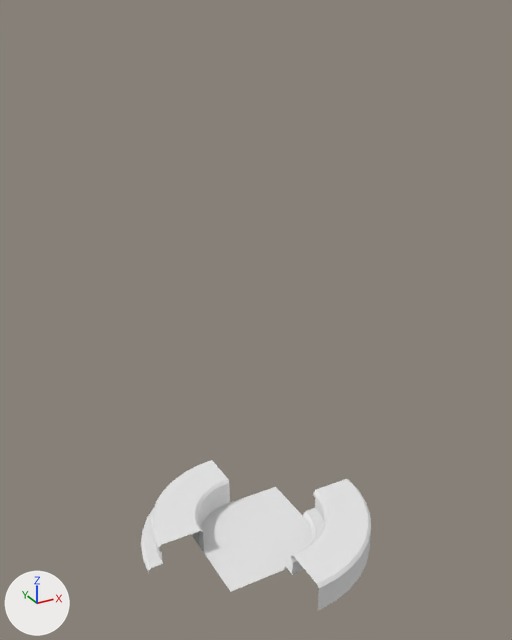
An edit to the Blender file blends/architecture.blend, drawn before and after from the same camera.
Camera for both pictures: a camera (50 mm lens) standing at (-9.62, -17.54, 17.03) and looking at (0.03, 0.0, 8.26). Every picture has the same lights, and +X, +Y and +Z are marked at lower left.

The scene before the commit, as lines of its bpy script (objects in view):
```python
me_cube = bpy.data.meshes.new('Cube')
me_cube.from_pydata(...)  # 36 vertices, 17 faces; spans x -2.0..2.0, y -2.0..2.0, z 0.0
me_cube.materials.append(mat_vertex)  # white #e7e7e7
me_cube_005 = bpy.data.meshes.new('Cube.005')
me_cube_005.from_pydata(...)  # 110 vertices, 90 faces; spans x -4.0..0.0, y 0.0..4.0, z 0.0..1.0
me_cube_005.polygons.foreach_set('use_smooth', [True] * 90)
me_cube_005.materials.append(mat_vertex)  # white #e7e7e7
me_cube_007 = bpy.data.meshes.new('Cube.007')
me_cube_007.from_pydata(...)  # 110 vertices, 90 faces; spans x 0.0..4.0, y -4.0..0.0, z 0.0..1.0
me_cube_007.materials.append(mat_vertex)  # white #e7e7e7
ob_plinth_concave = bpy.data.objects.new('plinth-concave', me_cube_007)
ob_plinth_concave.location = (0.0, 0.0, 0.0)
_m = ob_plinth_concave.modifiers.new('EdgeSplit', 'EDGE_SPLIT')
_m.split_angle = 0.71
ob_plinth_convex = bpy.data.objects.new('plinth-convex', me_cube_005)
ob_plinth_convex.location = (0.0, 0.0, 0.0)
_m = ob_plinth_convex.modifiers.new('EdgeSplit', 'EDGE_SPLIT')
_m.split_angle = 0.71
ob_tile1 = bpy.data.objects.new('tile1', me_cube)
ob_tile1.location = (0.0, 0.0, 0.0)
```
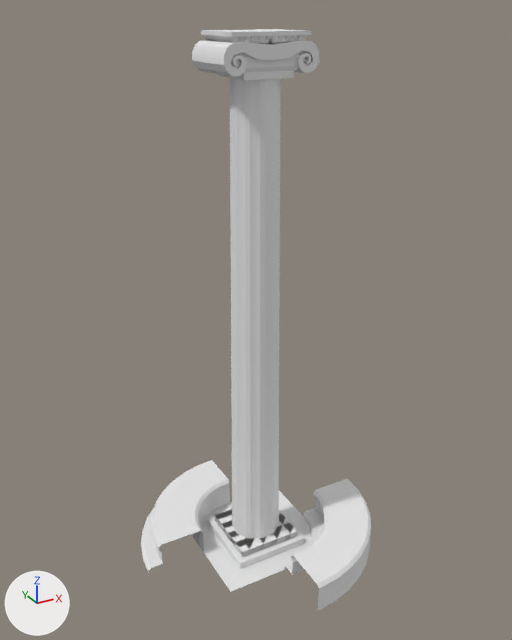
Edits to the bpy script that builds the scene:
```text
Add me_cube_008:
    me_cube_008.from_pydata(...)  # 415 vertices, 343 faces; spans x -1.4..1.4, y -1.3..1.3, z 0.0..16.5
    me_cube_008.materials.append(mat_vertex)  # white #e7e7e7
Add ob_ionic_column:
    ob_ionic_column = bpy.data.objects.new('ionic_column', me_cube_008)
    ob_ionic_column.location = (0.0, 0.0, 0.0)
    _m = ob_ionic_column.modifiers.new('EdgeSplit', 'EDGE_SPLIT')
    _m.split_angle = 0.457
```

Location of each change, (x1, y1, x2, y2) in pixels of the pictures (512 x 640 px):
'ionic_column', added: after (192, 29, 319, 569)
